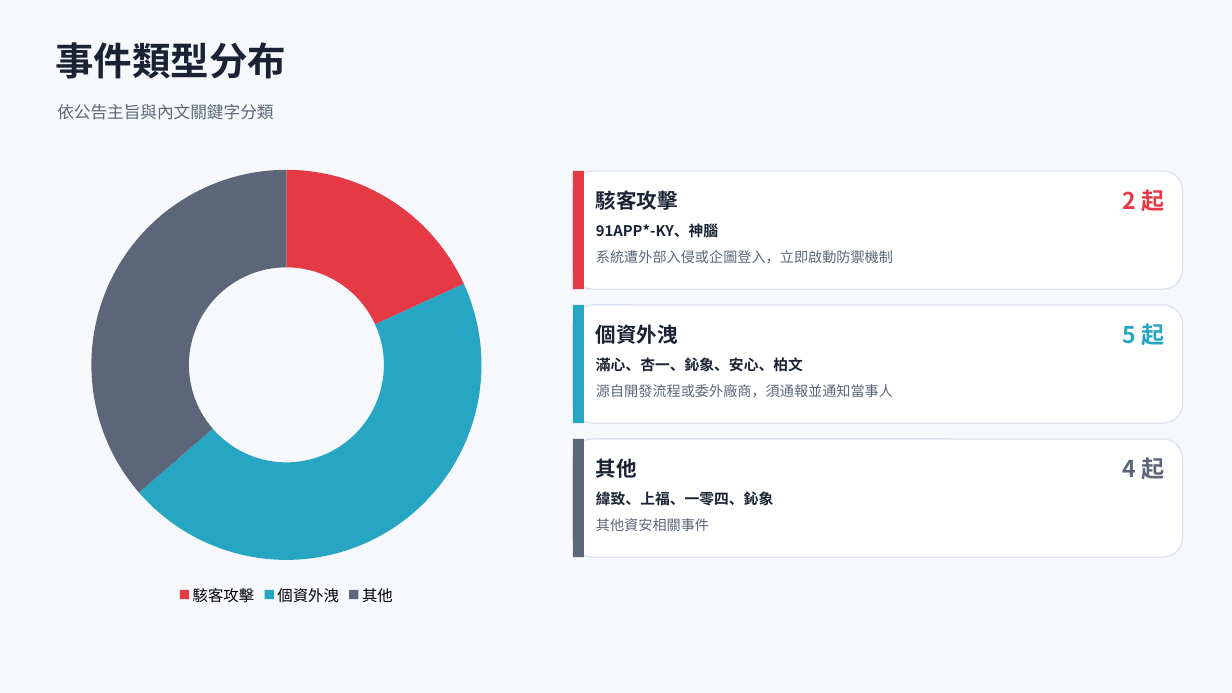
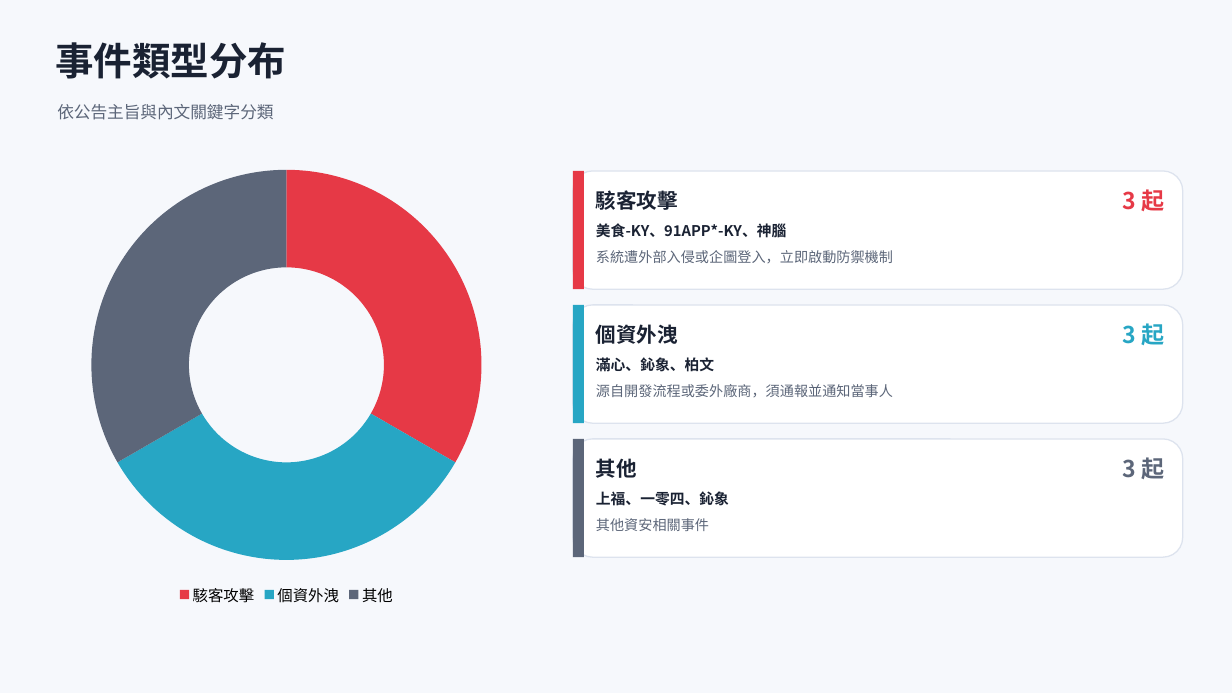
Before and after one commit to Johnnylin77/mops-isec-monitor, a slide deck: slide 3 of 資安事件因應分析.pptx. Drawn at 1232x693 pixels with LibreOffice and Linux fonts; fonts in the diff are those of the drawing. Boxes give left, top, right and bottom in pixels: in the first picture for what was removed or moved away, otherwise in the second. Text is boxed around its words. In the diff, an @@ line names an element or a change of style, - is before the commit and + after.

```diff
--- a/資安事件因應分析.pptx
+++ b/資安事件因應分析.pptx
@@ doughnut chart at <box>46,157,527,610</box> @@
@@ Series 1, 駭客攻擊: 18 to 33 @@
@@ Series 1, 個資外洩: 45 to 33 @@
@@ Series 1, 其他: 36 to 33 @@
@@ text at <box>1122,189,1164,211</box>: text changed @@
-2 起
+3 起
@@ text at <box>596,223,786,238</box>: text changed @@
-91APP*-KY、神腦
+美食-KY、91APP*-KY、神腦
@@ text at <box>1122,323,1164,345</box>: text changed @@
-5 起
+3 起
@@ text at <box>596,357,714,372</box>: text changed @@
-滿心、杏一、鈊象、安心、柏文
+滿心、鈊象、柏文
@@ text at <box>1122,457,1164,479</box>: text changed @@
-4 起
+3 起
@@ text at <box>596,491,729,506</box>: text changed @@
-緯致、上福、一零四、鈊象
+上福、一零四、鈊象
```
Also in this commit, not shown: 6 other slides changed, 2 other files.
